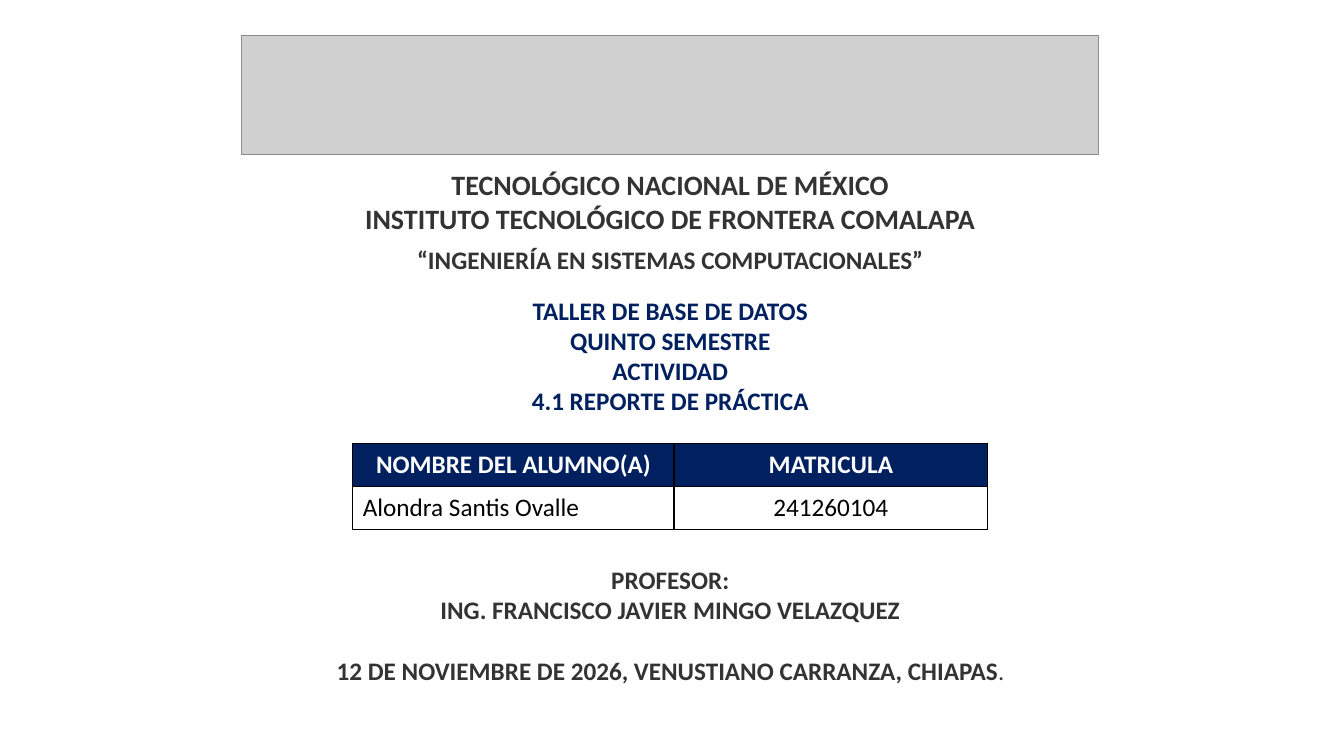
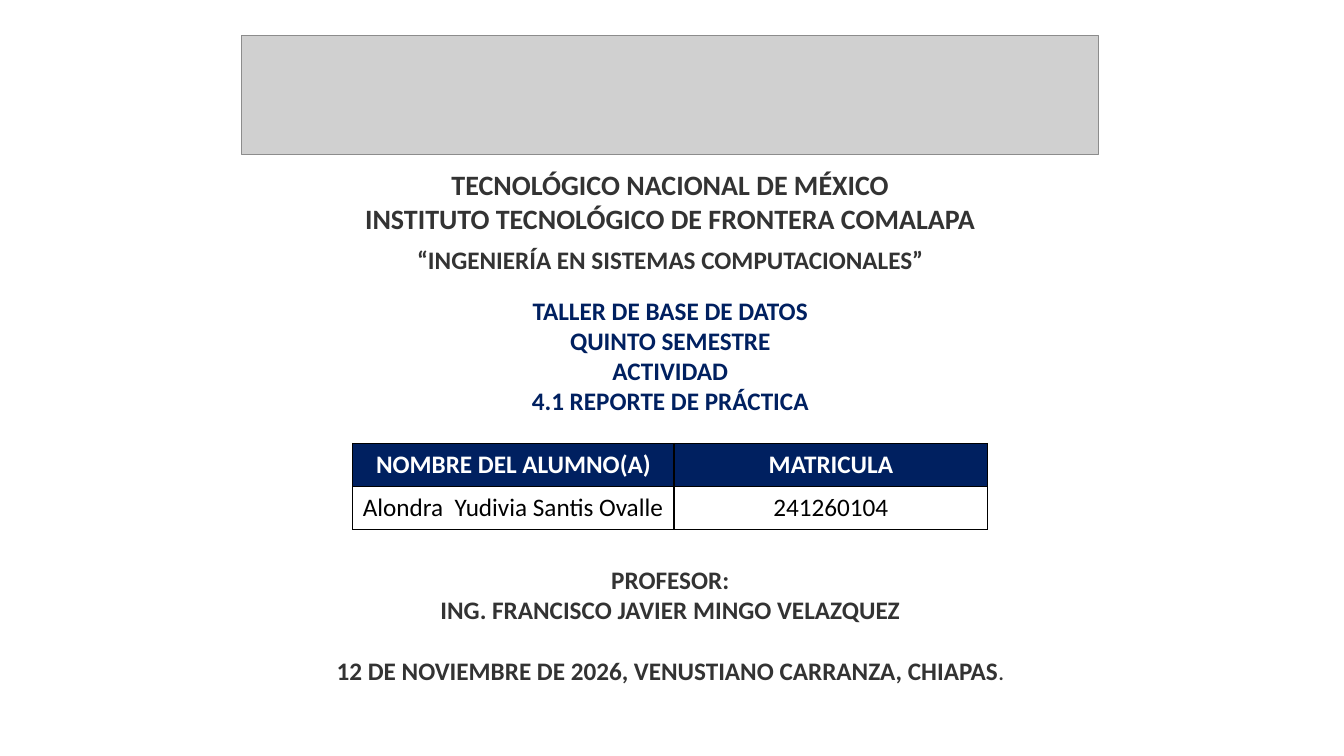
Before and after one commit to alondraS128/TBD_Tema-4, a slide deck: slide 1 of Actividad 4.1 Reporte Practica_AlondraSantis_TBD_5ISCM.pptx. Drawn at 1344x756 pixels with LibreOffice and Linux fonts; fonts in the diff are those of the drawing; grey boxes stand for pictures. Boxes give left, top, right and bottom in pixels: in the first picture for what was removed or moved away, otherwise in the second. Text is boxed around its words. In the diff, an @@ line names an element or a change of style, - is before the commit and + after.

```diff
--- a/Actividad 4.1 Reporte Practica_AlondraSantis_TBD_5ISCM.pptx
+++ b/Actividad 4.1 Reporte Practica_AlondraSantis_TBD_5ISCM.pptx
@@ table at (x1=353, y1=444, x2=988, y2=529) @@
-row 2, column 1: Alondra Santis Ovalle
+row 2, column 1: Alondra Yudivia Santis Ovalle
```
Also in this commit, not shown: 1 slide added.
